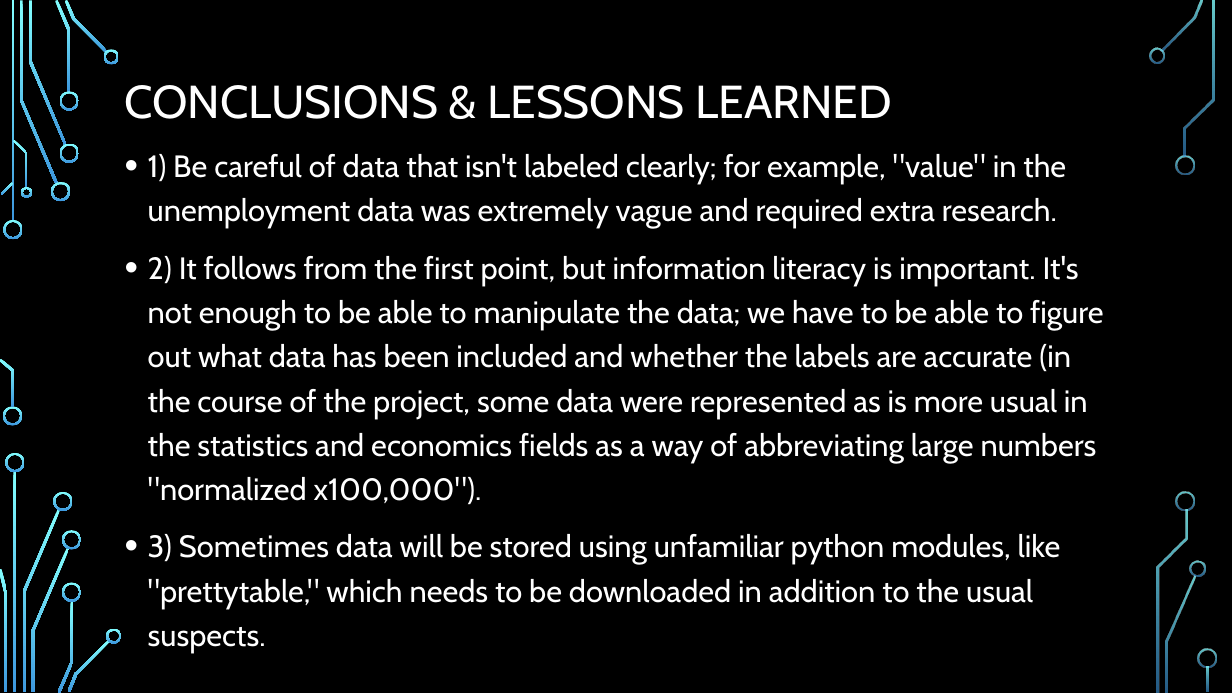
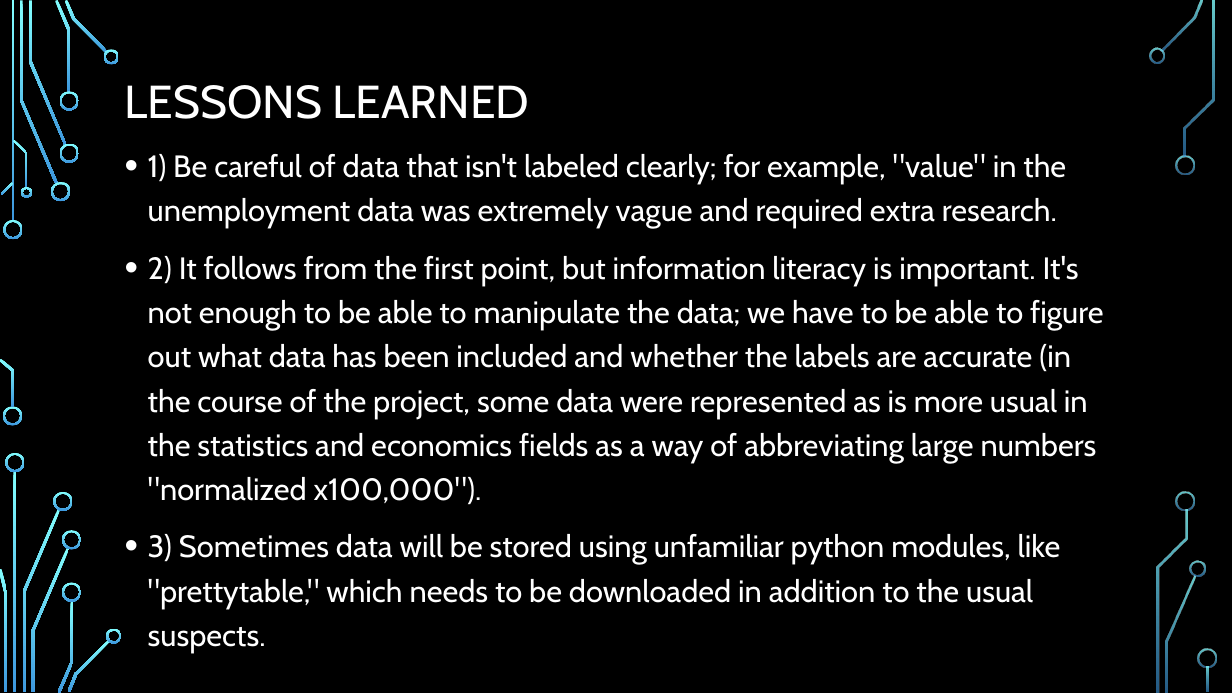
Before and after one commit to HeatherLD/API-Project, a slide deck: slide 8 of API project presentation.pptx (slide 7 before the commit). Drawn at 1232x693 pixels with LibreOffice and Linux fonts; fonts in the diff are those of the drawing; background and template pictures are left out. Boxes give left, top, right and bottom in pixels: in the first picture for what was removed or moved away, otherwise in the second. Text is boxed around its words. In the diff, an @@ line names an element or a change of style, - is before the commit and + after.

```diff
--- a/API project presentation.pptx
+++ b/API project presentation.pptx
@@ title at (125, 85, 530, 119): text changed @@
-CONCLUSIONS & LESSONS LEARNED
+LESSONS LEARNED
```
Also in this commit, not shown: 4 other slides changed, 1 slide added, 2 other files.
